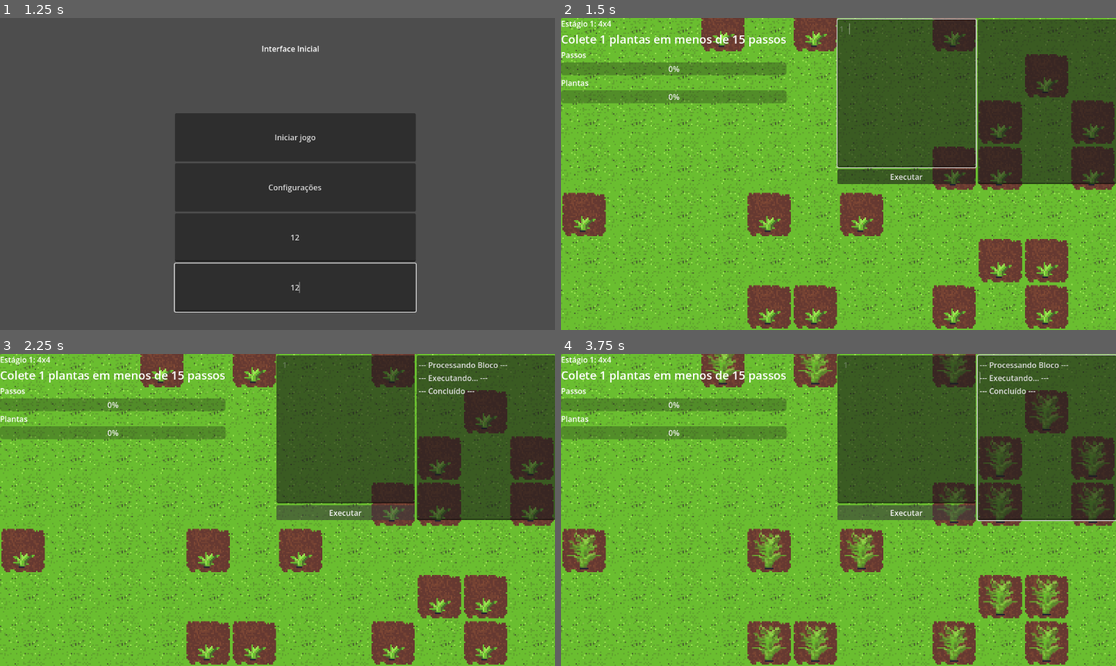
Above: before the commit, frames 1-4 (two rows, left to right).
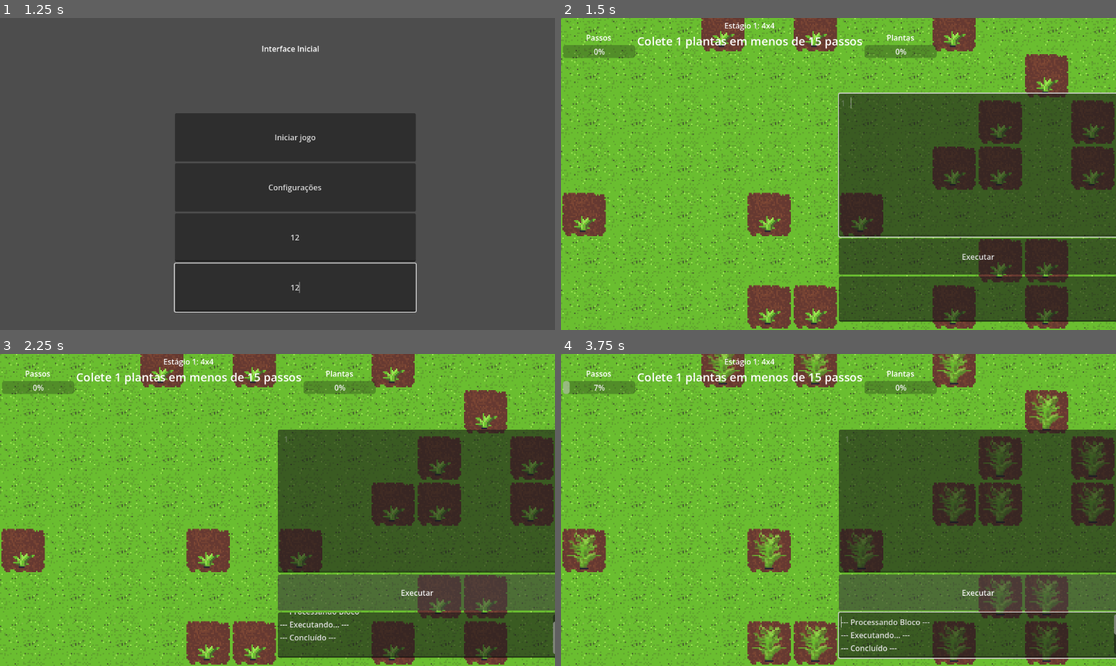
Above: after the commit, the same moments.

Repository: GameLab-UERJ/Monitoria-Estruturas-Algoritmos
Game: Godot game, scene res://scenes/control.tscn
Same seed, same stepped clock (60 frames per second), same inputs: the game is played once before the commit and once after it.
Inputs (mouse positions are in pixels of both pictures, inside the frame that each line leads up to):
- Up to frame 1 (1.25 s): click (294, 236) at 0.52 s; type "12" at 0.6 s; click (294, 286) at 0.75 s; type "12" at 0.83 s
- Up to frame 2 (1.5 s): click "Iniciar jogo" at 1.25 s
- Up to frame 3 (2.25 s): click "Executar" at 2 s
- Up to frame 4 (3.75 s): tap Enter at 2.75 s; hold Right (ui_right) 2.78-3.53 s; hold Down (ui_down) from 3.53 s (still down)

Frame 1 is identical in both runs. In frame 2, 39% of the frame differs, in the area x 0-100%, y 0-98%; in frame 3, 39%; in frame 4, 39%.

Commit message:
Ajustei o layout do jogo e resolvi o bug de dar dois passos na fase 3

Diff:
--- /dev/null
+++ b/scenes/Interface.tscn
@@ -0,0 +1,111 @@
+[gd_scene format=3 uid="uid://b3tyfwbbel1by"]
+
+[ext_resource type="Script" uid="uid://bi0wfad5ly3er" path="res://scripts/prompt_de_comando.gd" id="1_oxtoc"]
+
+[node name="CanvasLayer" type="CanvasLayer" unique_id=934758523]
+
+[node name="PromptdeComando" type="Control" parent="." unique_id=1027951045]
+layout_mode = 3
+anchors_preset = 15
+anchor_right = 1.0
+anchor_bottom = 1.0
+offset_left = 4.0
+offset_top = 4.0
+offset_right = 4.0
+offset_bottom = 4.0
+grow_horizontal = 2
+grow_vertical = 2
+script = ExtResource("1_oxtoc")
+
+[node name="VBoxContainer" type="VBoxContainer" parent="PromptdeComando" unique_id=1989253608]
+layout_mode = 1
+anchors_preset = 6
+anchor_left = 1.0
+anchor_top = 0.5
+anchor_right = 1.0
+anchor_bottom = 0.5
+offset_left = -579.0
+offset_top = -171.0
+offset_bottom = 303.0
+grow_horizontal = 0
+grow_vertical = 2
+alignment = 2
+
+[node name="VBoxContainer" type="VBoxContainer" parent="PromptdeComando/VBoxContainer" unique_id=108148411]
+layout_mode = 2
+size_flags_vertical = 3
+size_flags_stretch_ratio = 4.0
+
+[node name="EntradaComandos" type="CodeEdit" parent="PromptdeComando/VBoxContainer/VBoxContainer" unique_id=2084663980]
+unique_name_in_owner = true
+layout_mode = 2
+size_flags_vertical = 3
+gutters_draw_line_numbers = true
+
+[node name="Button" type="Button" parent="PromptdeComando/VBoxContainer/VBoxContainer" unique_id=1986370420]
+layout_mode = 2
+size_flags_vertical = 3
+size_flags_stretch_ratio = 0.25
+text = "Executar"
+
+[node name="TextEdit" type="TextEdit" parent="PromptdeComando/VBoxContainer" unique_id=1873568339]
+unique_name_in_owner = true
+layout_mode = 2
+size_flags_horizontal = 3
+size_flags_vertical = 3
+
+[node name="Hud" type="HBoxContainer" parent="PromptdeComando" unique_id=1210304060]
+layout_mode = 1
+offset_right = 704.0
+offset_bottom = 105.0
+size_flags_horizontal = 3
+size_flags_vertical = 3
+
+[node name="contador de passos" type="VBoxContainer" parent="PromptdeComando/Hud" unique_id=429638675]
+layout_mode = 2
+size_flags_horizontal = 3
+alignment = 1
+
+[node name="PassoLabel" type="Label" parent="PromptdeComando/Hud/contador de passos" unique_id=511290829]
+layout_mode = 2
+theme_override_font_sizes/font_size = 16
+text = "Passos"
+horizontal_alignment = 1
+
+[node name="PassoBar" type="ProgressBar" parent="PromptdeComando/Hud/contador de passos" unique_id=1501798952]
+custom_minimum_size = Vector2(150, 20)
+layout_mode = 2
+
+[node name="Estagio e objetivo" type="VBoxContainer" parent="PromptdeComando/Hud" unique_id=509051251]
+custom_minimum_size = Vector2(250, 20)
+layout_mode = 2
+size_flags_horizontal = 6
+
+[node name="EstágioLabel" type="Label" parent="PromptdeComando/Hud/Estagio e objetivo" unique_id=1191242401]
+layout_mode = 2
+theme_override_font_sizes/font_size = 16
+text = "Estágio 1: 4x4"
+horizontal_alignment = 1
+vertical_alignment = 1
+
+[node name="ObjetivoLabel" type="Label" parent="PromptdeComando/Hud/Estagio e objetivo" unique_id=182004182]
+layout_mode = 2
+theme_override_font_sizes/font_size = 24
+horizontal_alignment = 1
+
+[node name="Plantas" type="VBoxContainer" parent="PromptdeComando/Hud" unique_id=1978150553]
+layout_mode = 2
+size_flags_horizontal = 3
+alignment = 1
+
+[node name="PlantaLabel" type="Label" parent="PromptdeComando/Hud/Plantas" unique_id=1759140699]
+layout_mode = 2
+theme_override_font_sizes/font_size = 16
+text = "Plantas"
+horizontal_alignment = 1
+
+[node name="FrutaBar" type="ProgressBar" parent="PromptdeComando/Hud/Plantas" unique_id=524468092]
+custom_minimum_size = Vector2(150, 20)
+layout_mode = 2
+
+[connection signal="pressed" from="PromptdeComando/VBoxContainer/VBoxContainer/Button" to="PromptdeComando" method="_on_button_pressed"]
--- a/scenes/cena_inicial_do_jogo.tscn
+++ b/scenes/cena_inicial_do_jogo.tscn
@@ -3,8 +3,8 @@
 [ext_resource type="TileSet" uid="uid://blgil7r7q0b6q" path="res://assets/sprites/texturas-chao.tres" id="1_lbr3u"]
 [ext_resource type="Script" uid="uid://b2ur6olh40cr6" path="res://scripts/tile_map_layer.gd" id="2_ilbva"]
 [ext_resource type="PackedScene" uid="uid://bak0ffhbmmxm7" path="res://scenes/player.tscn" id="3_ilbva"]
-[ext_resource type="Script" uid="uid://coplpd7rldiyi" path="res://scripts/timer.gd" id="3_ucqhn"]
-[ext_resource type="Script" uid="uid://bi0wfad5ly3er" path="res://scripts/prompt_de_comando.gd" id="5_ucqhn"]
+[ext_resource type="Script" uid="uid://bbupiqk7oo3ws" path="res://scripts/timer.gd" id="3_ucqhn"]
+[ext_resource type="PackedScene" uid="uid://b3tyfwbbel1by" path="res://scenes/Interface.tscn" id="5_m5aks"]
 [ext_resource type="Script" uid="uid://d13xfkm4i5pch" path="res://scripts/game_manager.gd" id="6_7ibc3"]
 
 [node name="Node2D" type="Node2D" unique_id=1904403614]
@@ -21,83 +21,13 @@
 
 [node name="Player" parent="." unique_id=1531125137 groups=["player"] instance=ExtResource("3_ilbva")]
 position = Vector2(349, 220)
-scale = Vector2(3, 3)
+scale = Vector2(3.12248, 3)
 
 [node name="Timer" type="Timer" parent="." unique_id=283884369]
 autostart = true
 script = ExtResource("3_ucqhn")
 
-[node name="CanvasLayer" type="CanvasLayer" parent="." unique_id=284847996]
-
-[node name="PromptdeComando" type="Control" parent="CanvasLayer" unique_id=95987204]
-layout_mode = 3
-anchors_preset = 0
-offset_left = -21.0
-offset_top = 17.0
-offset_right = 40.0
-offset_bottom = 40.0
-script = ExtResource("5_ucqhn")
-
-[node name="HBoxContainer" type="HBoxContainer" parent="CanvasLayer/PromptdeComando" unique_id=176799254]
-layout_mode = 1
-anchors_preset = -1
-anchor_left = 13.1310005
-anchor_top = 0.5
-anchor_right = 13.1310005
-anchor_bottom = 0.5
-offset_left = -205.99103
-offset_top = -25.5
-offset_right = 373.00897
-offset_bottom = 316.5
-
-[node name="VBoxContainer" type="VBoxContainer" parent="CanvasLayer/PromptdeComando/HBoxContainer" unique_id=677248617]
-layout_mode = 2
-size_flags_horizontal = 3
-
-[node name="EntradaComandos" type="CodeEdit" parent="CanvasLayer/PromptdeComando/HBoxContainer/VBoxContainer" unique_id=993116805]
-layout_mode = 2
-size_flags_vertical = 3
-gutters_draw_line_numbers = true
-
-[node name="Button" type="Button" parent="CanvasLayer/PromptdeComando/HBoxContainer/VBoxContainer" unique_id=2137265797]
-layout_mode = 2
-text = "Executar"
-
-[node name="TextEdit" type="TextEdit" parent="CanvasLayer/PromptdeComando/HBoxContainer" unique_id=1871849012]
-layout_mode = 2
-size_flags_horizontal = 3
-
-[node name="BarrasHud" type="VBoxContainer" parent="CanvasLayer" unique_id=222993731]
-custom_minimum_size = Vector2(350, 20)
-offset_right = 423.0
-offset_bottom = 146.0
-
-[node name="EstágioLabel" type="Label" parent="CanvasLayer/BarrasHud" unique_id=2054212855]
-layout_mode = 2
-theme_override_font_sizes/font_size = 16
-text = "Estágio 1: 4x4"
-
-[node name="ObjetivoLabel" type="Label" parent="CanvasLayer/BarrasHud" unique_id=633260832]
-layout_mode = 2
-theme_override_font_sizes/font_size = 24
-
-[node name="PassoLabel" type="Label" parent="CanvasLayer/BarrasHud" unique_id=541107432]
-layout_mode = 2
-theme_override_font_sizes/font_size = 16
-text = "Passos"
-
-[node name="PassoBar" type="ProgressBar" parent="CanvasLayer/BarrasHud" unique_id=1515140744]
-custom_minimum_size = Vector2(150, 20)
-layout_mode = 2
-
-[node name="PlantaLabel" type="Label" parent="CanvasLayer/BarrasHud" unique_id=1471617954]
-layout_mode = 2
-theme_override_font_sizes/font_size = 16
-text = "Plantas"
-
-[node name="FrutaBar" type="ProgressBar" parent="CanvasLayer/BarrasHud" unique_id=264156175]
-custom_minimum_size = Vector2(150, 20)
-layout_mode = 2
+[node name="CanvasLayer" parent="." unique_id=934758523 instance=ExtResource("5_m5aks")]
 
 [node name="GameManager" type="Node" parent="." unique_id=859272466]
 unique_name_in_owner = true
@@ -107,4 +37,3 @@
 proxima_cena = "uid://bb8gu0r2fx3lw"
 
 [connection signal="timeout" from="Timer" to="TileMapLayer" method="_on_timer_timeout"]
-[connection signal="pressed" from="CanvasLayer/PromptdeComando/HBoxContainer/VBoxContainer/Button" to="CanvasLayer/PromptdeComando" method="_on_button_pressed"]
--- a/scenes/nivel2.tscn
+++ b/scenes/nivel2.tscn
@@ -3,8 +3,8 @@
 [ext_resource type="TileSet" uid="uid://blgil7r7q0b6q" path="res://assets/sprites/texturas-chao.tres" id="1_gjslu"]
 [ext_resource type="Script" uid="uid://b2ur6olh40cr6" path="res://scripts/tile_map_layer.gd" id="2_tf8lp"]
 [ext_resource type="PackedScene" uid="uid://bak0ffhbmmxm7" path="res://scenes/player.tscn" id="3_4wggy"]
-[ext_resource type="Script" uid="uid://coplpd7rldiyi" path="res://scripts/timer.gd" id="4_4hvoh"]
-[ext_resource type="Script" uid="uid://bi0wfad5ly3er" path="res://scripts/prompt_de_comando.gd" id="5_lnpbi"]
+[ext_resource type="Script" uid="uid://bbupiqk7oo3ws" path="res://scripts/timer.gd" id="4_4hvoh"]
+[ext_resource type="PackedScene" uid="uid://b3tyfwbbel1by" path="res://scenes/Interface.tscn" id="6_gjslu"]
 [ext_resource type="Script" uid="uid://d13xfkm4i5pch" path="res://scripts/game_manager.gd" id="6_wf547"]
 
 [node name="Node2D" type="Node2D" unique_id=1904403614]
@@ -27,78 +27,6 @@
 autostart = true
 script = ExtResource("4_4hvoh")
 
-[node name="CanvasLayer" type="CanvasLayer" parent="." unique_id=284847996]
-
-[node name="PromptdeComando" type="Control" parent="CanvasLayer" unique_id=95987204]
-layout_mode = 3
-anchors_preset = 0
-offset_left = -21.0
-offset_top = 17.0
-offset_right = 40.0
-offset_bottom = 40.0
-script = ExtResource("5_lnpbi")
-
-[node name="HBoxContainer" type="HBoxContainer" parent="CanvasLayer/PromptdeComando" unique_id=176799254]
-layout_mode = 1
-anchors_preset = -1
-anchor_left = 13.1310005
-anchor_top = 0.5
-anchor_right = 13.1310005
-anchor_bottom = 0.5
-offset_left = -205.99103
-offset_top = -25.5
-offset_right = 373.00897
-offset_bottom = 316.5
-
-[node name="VBoxContainer" type="VBoxContainer" parent="CanvasLayer/PromptdeComando/HBoxContainer" unique_id=677248617]
-layout_mode = 2
-size_flags_horizontal = 3
-
-[node name="EntradaComandos" type="CodeEdit" parent="CanvasLayer/PromptdeComando/HBoxContainer/VBoxContainer" unique_id=993116805]
-layout_mode = 2
-size_flags_vertical = 3
-gutters_draw_line_numbers = true
-
-[node name="Button" type="Button" parent="CanvasLayer/PromptdeComando/HBoxContainer/VBoxContainer" unique_id=2137265797]
-layout_mode = 2
-text = "Executar"
-
-[node name="TextEdit" type="TextEdit" parent="CanvasLayer/PromptdeComando/HBoxContainer" unique_id=1871849012]
-layout_mode = 2
-size_flags_horizontal = 3
-
-[node name="BarrasHud" type="VBoxContainer" parent="CanvasLayer" unique_id=469774198]
-custom_minimum_size = Vector2(350, 20)
-offset_right = 423.0
-offset_bottom = 146.0
-
-[node name="EstágioLabel" type="Label" parent="CanvasLayer/BarrasHud" unique_id=1790375208]
-layout_mode = 2
-theme_override_font_sizes/font_size = 16
-text = "Estágio 2: 4x8"
-
-[node name="ObjetivoLabel" type="Label" parent="CanvasLayer/BarrasHud" unique_id=925449450]
-layout_mode = 2
-theme_override_font_sizes/font_size = 24
-
-[node name="PassoLabel" type="Label" parent="CanvasLayer/BarrasHud" unique_id=2042076830]
-layout_mode = 2
-theme_override_font_sizes/font_size = 16
-text = "Passos"
-
-[node name="PassoBar" type="ProgressBar" parent="CanvasLayer/BarrasHud" unique_id=1706087572]
-custom_minimum_size = Vector2(150, 20)
-layout_mode = 2
-
-[node name="PlantaLabel" type="Label" parent="CanvasLayer/BarrasHud" unique_id=1730943417]
-layout_mode = 2
-theme_override_font_sizes/font_size = 16
-text = "Plantas"
-
-[node name="FrutaBar" type="ProgressBar" parent="CanvasLayer/BarrasHud" unique_id=267691634]
-custom_minimum_size = Vector2(150, 20)
-layout_mode = 2
-
 [node name="GameManager" type="Node" parent="." unique_id=859272466]
 unique_name_in_owner = true
 script = ExtResource("6_wf547")
@@ -106,5 +34,6 @@
 obj_passos = 20
 proxima_cena = "uid://k7hgsnrhe3f3"
 
+[node name="CanvasLayer" parent="." unique_id=934758523 instance=ExtResource("6_gjslu")]
+
 [connection signal="timeout" from="Timer" to="TileMapLayer" method="_on_timer_timeout"]
-[connection signal="pressed" from="CanvasLayer/PromptdeComando/HBoxContainer/VBoxContainer/Button" to="CanvasLayer/PromptdeComando" method="_on_button_pressed"]
--- a/scenes/nivel3.tscn
+++ b/scenes/nivel3.tscn
@@ -3,8 +3,8 @@
 [ext_resource type="TileSet" uid="uid://blgil7r7q0b6q" path="res://assets/sprites/texturas-chao.tres" id="1_27ws7"]
 [ext_resource type="Script" uid="uid://b2ur6olh40cr6" path="res://scripts/tile_map_layer.gd" id="2_25hrh"]
 [ext_resource type="PackedScene" uid="uid://bak0ffhbmmxm7" path="res://scenes/player.tscn" id="3_gcwk2"]
-[ext_resource type="Script" uid="uid://coplpd7rldiyi" path="res://scripts/timer.gd" id="4_l75tp"]
-[ext_resource type="Script" uid="uid://bi0wfad5ly3er" path="res://scripts/prompt_de_comando.gd" id="5_sm304"]
+[ext_resource type="Script" uid="uid://bbupiqk7oo3ws" path="res://scripts/timer.gd" id="4_l75tp"]
+[ext_resource type="PackedScene" uid="uid://b3tyfwbbel1by" path="res://scenes/Interface.tscn" id="6_27ws7"]
 [ext_resource type="Script" uid="uid://d13xfkm4i5pch" path="res://scripts/game_manager.gd" id="6_qhtq3"]
 
 [node name="Node2D" type="Node2D" unique_id=1904403614]
@@ -27,78 +27,6 @@
 autostart = true
 script = ExtResource("4_l75tp")
 
-[node name="CanvasLayer" type="CanvasLayer" parent="." unique_id=284847996]
-
-[node name="PromptdeComando" type="Control" parent="CanvasLayer" unique_id=95987204]
-layout_mode = 3
-anchors_preset = 0
-offset_left = -21.0
-offset_top = 17.0
-offset_right = 40.0
-offset_bottom = 40.0
-script = ExtResource("5_sm304")
-
-[node name="HBoxContainer" type="HBoxContainer" parent="CanvasLayer/PromptdeComando" unique_id=176799254]
-layout_mode = 1
-anchors_preset = -1
-anchor_left = 13.1310005
-anchor_top = 0.5
-anchor_right = 13.1310005
-anchor_bottom = 0.5
-offset_left = -205.99103
-offset_top = -25.5
-offset_right = 373.00897
-offset_bottom = 316.5
-
-[node name="VBoxContainer" type="VBoxContainer" parent="CanvasLayer/PromptdeComando/HBoxContainer" unique_id=677248617]
-layout_mode = 2
-size_flags_horizontal = 3
-
-[node name="EntradaComandos" type="CodeEdit" parent="CanvasLayer/PromptdeComando/HBoxContainer/VBoxContainer" unique_id=993116805]
-layout_mode = 2
-size_flags_vertical = 3
-gutters_draw_line_numbers = true
-
-[node name="Button" type="Button" parent="CanvasLayer/PromptdeComando/HBoxContainer/VBoxContainer" unique_id=2137265797]
-layout_mode = 2
-text = "Executar"
-
-[node name="TextEdit" type="TextEdit" parent="CanvasLayer/PromptdeComando/HBoxContainer" unique_id=1871849012]
-layout_mode = 2
-size_flags_horizontal = 3
-
-[node name="BarrasHud" type="VBoxContainer" parent="CanvasLayer" unique_id=650696872]
-custom_minimum_size = Vector2(350, 20)
-offset_right = 423.0
-offset_bottom = 146.0
-
-[node name="EstágioLabel" type="Label" parent="CanvasLayer/BarrasHud" unique_id=1439960091]
-layout_mode = 2
-theme_override_font_sizes/font_size = 16
-text = "Estágio 3: 8x8"
-
-[node name="ObjetivoLabel" type="Label" parent="CanvasLayer/BarrasHud" unique_id=503025483]
-layout_mode = 2
-theme_override_font_sizes/font_size = 24
-
-[node name="PassoLabel" type="Label" parent="CanvasLayer/BarrasHud" unique_id=1870575761]
-layout_mode = 2
-theme_override_font_sizes/font_size = 16
-text = "Passos"
-
-[node name="PassoBar" type="ProgressBar" parent="CanvasLayer/BarrasHud" unique_id=1801587707]
-custom_minimum_size = Vector2(150, 20)
-layout_mode = 2
-
-[node name="PlantaLabel" type="Label" parent="CanvasLayer/BarrasHud" unique_id=1978704900]
-layout_mode = 2
-theme_override_font_sizes/font_size = 16
-text = "Plantas"
-
-[node name="FrutaBar" type="ProgressBar" parent="CanvasLayer/BarrasHud" unique_id=1685006612]
-custom_minimum_size = Vector2(150, 20)
-layout_mode = 2
-
 [node name="GameManager" type="Node" parent="." unique_id=859272466]
 unique_name_in_owner = true
 script = ExtResource("6_qhtq3")
@@ -106,5 +34,6 @@
 obj_passos = 22
 proxima_cena = "\"res://scenes/control.tscn\""
 
+[node name="CanvasLayer" parent="." unique_id=934758523 instance=ExtResource("6_27ws7")]
+
 [connection signal="timeout" from="Timer" to="TileMapLayer" method="_on_timer_timeout"]
-[connection signal="pressed" from="CanvasLayer/PromptdeComando/HBoxContainer/VBoxContainer/Button" to="CanvasLayer/PromptdeComando" method="_on_button_pressed"]
--- a/scripts/game_manager.gd
+++ b/scripts/game_manager.gd
@@ -5,9 +5,9 @@
 @export var obj_passos : int
 @export_file("*.tscn") var proxima_cena: String
 var obj_sim = false
-@onready var objetivo_label = $"../CanvasLayer/BarrasHud/ObjetivoLabel"
-@onready var frutas_bar = $"../CanvasLayer/BarrasHud/FrutaBar"
-@onready var passos_bar = $"../CanvasLayer/BarrasHud/PassoBar"
+@onready var objetivo_label = $"../CanvasLayer/PromptdeComando/Hud/Estagio e objetivo/ObjetivoLabel"
+@onready var frutas_bar = $"../CanvasLayer/PromptdeComando/Hud/Plantas/FrutaBar"
+@onready var passos_bar = $"../CanvasLayer/PromptdeComando/Hud/contador de passos/PassoBar"
 
 func _ready():
 	objetivo_label.text = "Colete " + str(obj_fruta) + " plantas em menos de " + str(obj_passos) + " passos"
--- a/scripts/player.gd
+++ b/scripts/player.gd
@@ -23,12 +23,7 @@
 	"move_down":  "ui_down"
 }
 
-func _ready():
-	tile_size = mapa.tile_set.tile_size.x * int(mapa.scale.x)
-	var tamanho_medio = (mapa.linhas_custom + mapa.colunas_custom) / 2
-	passo = max(1, tamanho_medio / 4)
-	grid_position = ((position - Vector2.ONE * tile_size / 2) / tile_size).round()
-	position = grid_position * tile_size + Vector2.ONE * tile_size / 2
+
 
 func _unhandled_input(event):
 	if is_moving:
@@ -37,13 +32,27 @@
 		if event.is_action_pressed(dir):
 			move2(dir)
 
+func _ready():
+	tile_size = mapa.tile_set.tile_size.x * int(mapa.scale.x)
+
+	# Removido o cálculo de 'passo'. O drone sempre deve andar 1 bloco da grade por vez.
+
+	grid_position = ((position - Vector2.ONE * tile_size / 2) / tile_size).round()
+	position = grid_position * tile_size + Vector2.ONE * tile_size / 2
+
 func move2(dir: String):
-	var tile_size_raw = mapa.tile_set.tile_size.x
-	ray.target_position = inputs[dir] * tile_size_raw * passo
+
+	var tamanho_base = mapa.tile_set.tile_size.x
+
+
+	ray.target_position = inputs[dir] * tamanho_base
 	ray.force_raycast_update()
+
 	if !ray.is_colliding():
-		grid_position += inputs[dir] * passo
+
+		grid_position += inputs[dir]
 		var target = grid_position * tile_size + Vector2.ONE * tile_size / 2
+
 		var tween = create_tween()
 		tween.tween_property(self, "position", target, 0.15)
 		tween.tween_callback(func():
--- a/scripts/prompt_de_comando.gd
+++ b/scripts/prompt_de_comando.gd
@@ -1,7 +1,7 @@
 extends Control
-@onready var editor = $HBoxContainer/VBoxContainer/EntradaComandos
-@onready var historico = $HBoxContainer/TextEdit
-@onready var game_manager = %GameManager
+@onready var editor = %EntradaComandos
+@onready var historico = %TextEdit
+@onready var game_manager = $"../../GameManager"
 
 const COMANDOS_VALIDOS = ["move_left", "move_right", "move_up", "move_down", "plant", "collect"]
 var actions = []
